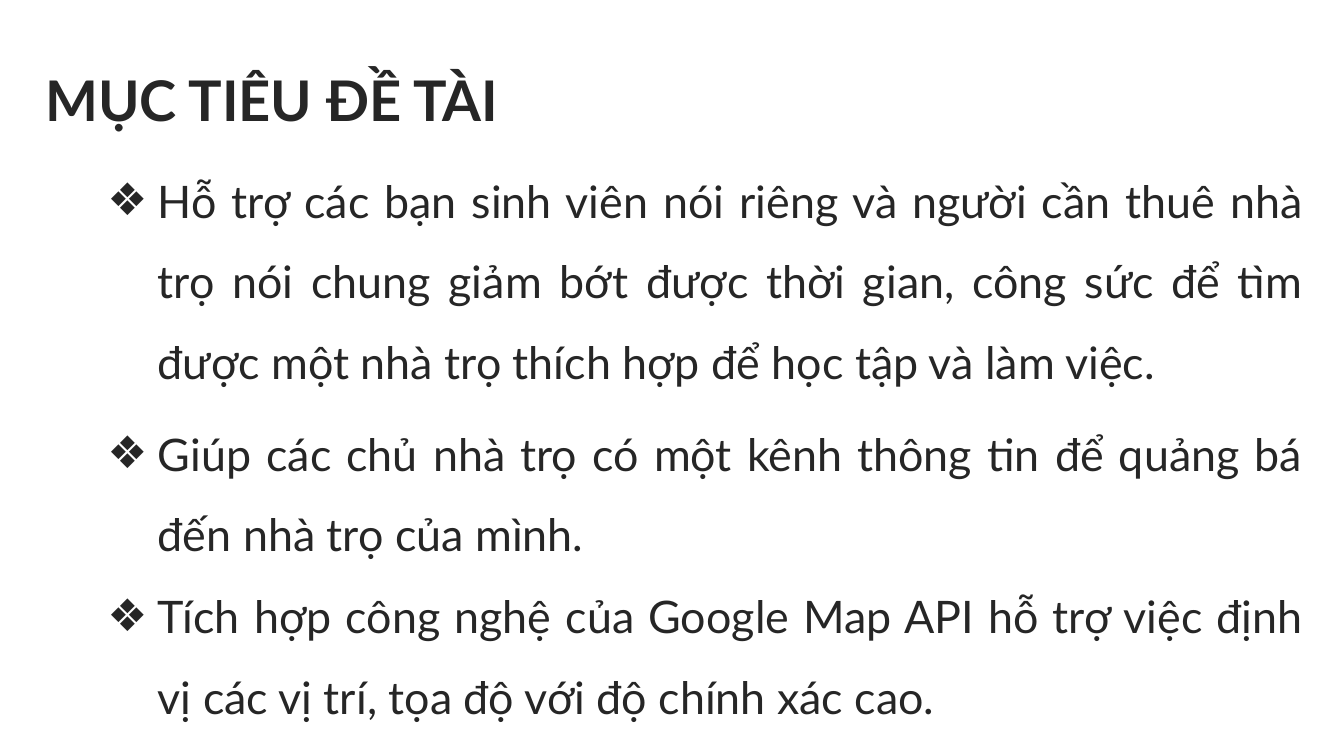
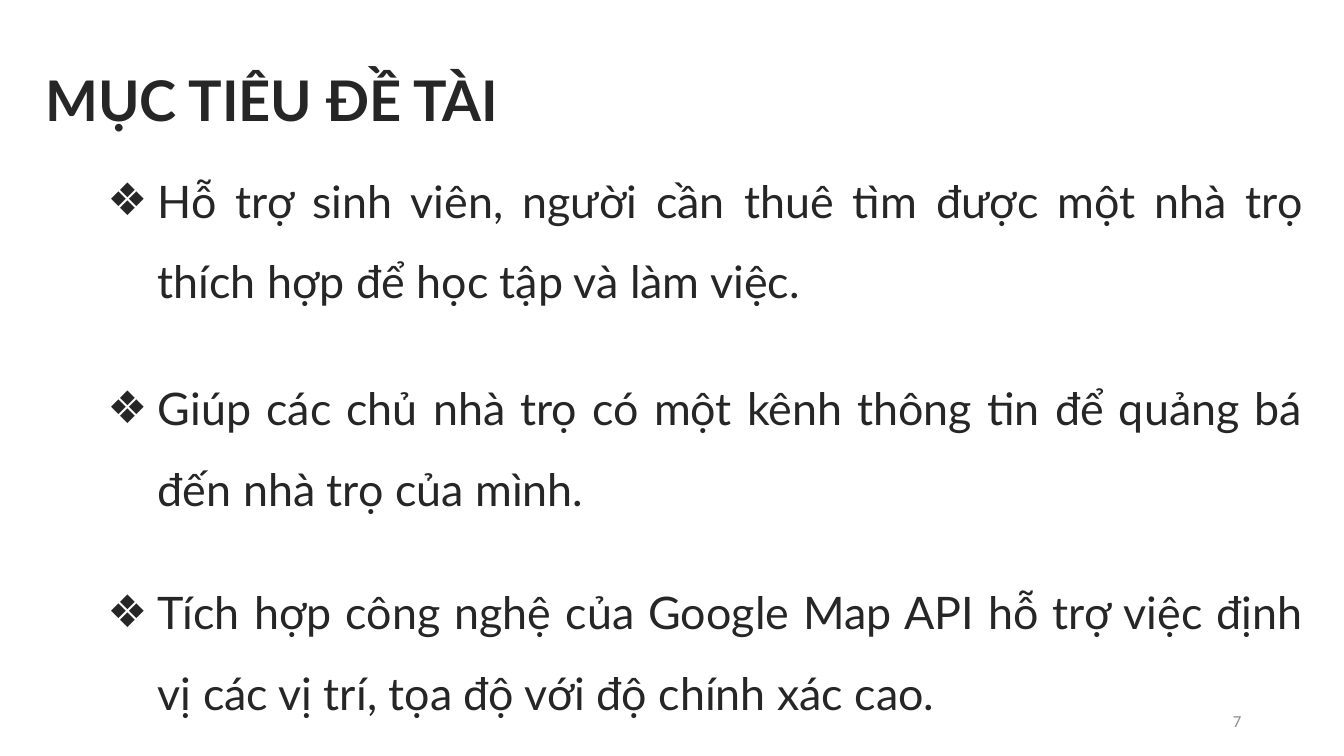
Before and after one commit to minhynguyen/luanvan, a slide deck: slide 7 of LVTN.pptx (slide 8 before the commit). Drawn at 1344x756 pixels with LibreOffice and Linux fonts; fonts in the diff are those of the drawing. Boxes give left, top, right and bottom in pixels: in the first picture for what was removed or moved away, otherwise in the second. Text is boxed around its words. In the diff, an @@ line names an element or a change of style, - is before the commit and + after.

```diff
--- a/LVTN.pptx
+++ b/LVTN.pptx
@@ text at <box>158,179,1303,306</box>: text changed @@
-❖ Hỗ trợ các bạn sinh viên nói riêng và người cần thuê nhà trọ nói chung giảm bớt được thời gian, công sức để tìm được một nhà trọ thích hợp để học tập và làm việc.
+❖ Hỗ trợ sinh viên, người cần thuê tìm được một nhà trọ thích hợp để học tập và làm việc.
@@ text "Giúp các chủ nhà trọ ...": place and size @@
-text "Giúp các chủ nhà trọ ..." at <box>158,434,1302,559</box>
+text "Giúp các chủ nhà trọ ..." at <box>158,388,1302,514</box>
@@ text "Tích hợp công nghệ của ...": place and size @@
-text "Tích hợp công nghệ của ..." at <box>158,594,1303,722</box>
+text "Tích hợp công nghệ của ..." at <box>158,591,1303,718</box>
@@ page number added at <box>1233,716,1241,727</box>, 12 pt, text #8C8C8C @@
+7
```
Also in this commit, not shown: 28 other slides changed, 1 slide added, 2 slides removed.
